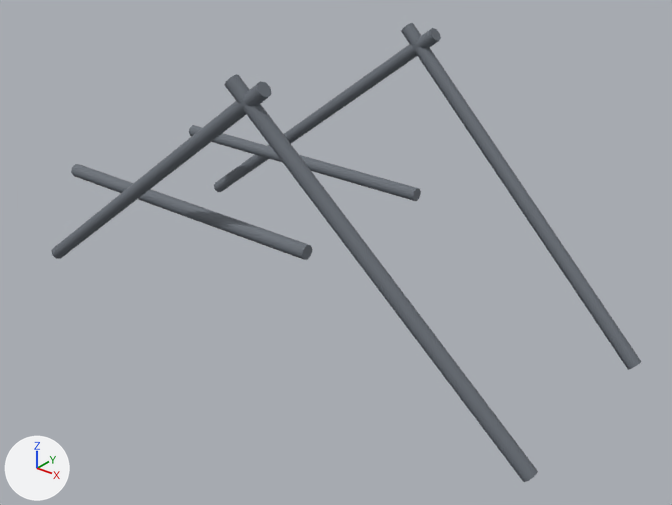
The glTF model public/models/parts/kaeferkraft-reinforced_frame.glb, before and after one commit.
Before and after are seen from a camera (50 mm lens) standing at (2.27, -2.27, 2.31) and looking at (0.5, -0.06, 0.93). The lights are fixed; the arrows at lower left show +X, +Y and +Z. The picture after the commit comes second. Where no turn or scale is listed for an object, it has been applied to the vertices.

Objects in the first picture: 'RearStay', 'RearStay.001', 'Waist', 'Waist.001', 'XRearToDash', 'XRearToDash.001'.
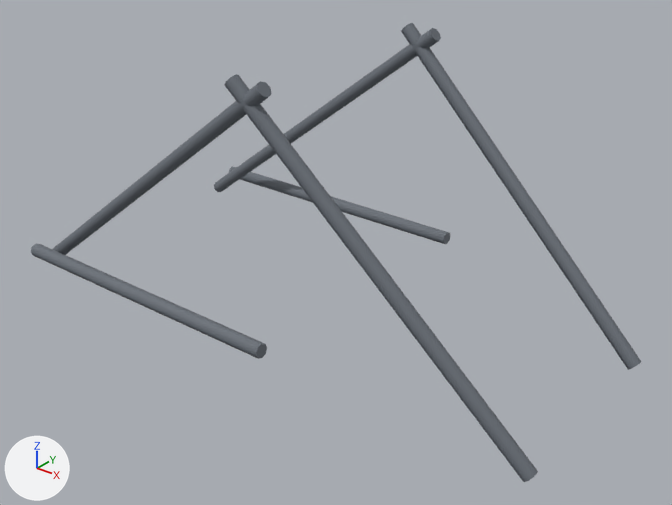
Where the change shows, as pixel boxes (x1, y1, x2, y2) in the pictures (672 x 505 px):
'Waist.001', moved: before (71, 164, 313, 260); after (31, 244, 267, 359)
'Waist', moved: before (189, 125, 421, 201); after (229, 166, 450, 244)

Patch to the scene script:
```diff
--- a/public/models/parts/kaeferkraft-reinforced_frame.glb.py
+++ b/public/models/parts/kaeferkraft-reinforced_frame.glb.py
@@ ob_waist @@
 ob_waist = bpy.data.objects.new('Waist', me_mesh_0)
-ob_waist.location = (0.01, 0.3, 1.05)
+ob_waist.location = (0.01, 0.52, 0.8)
@@ ob_waist_001 @@
 ob_waist_001 = bpy.data.objects.new('Waist.001', me_mesh_3)
-ob_waist_001.location = (0.01, -0.3, 1.05)
+ob_waist_001.location = (0.01, -0.52, 0.8)
```
